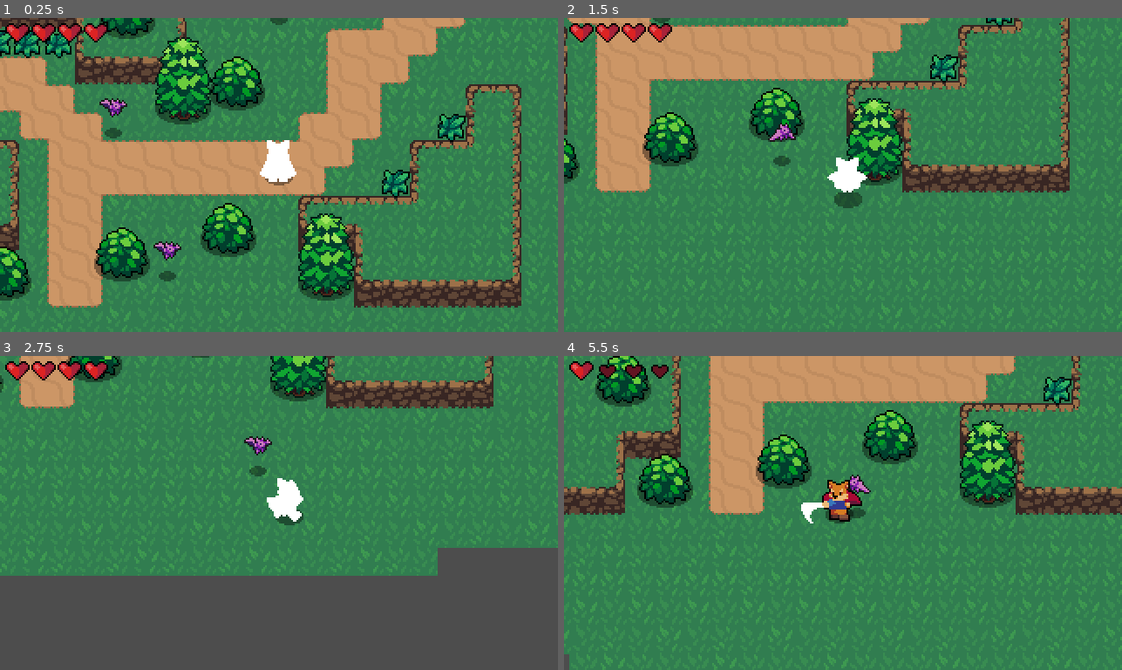
Above: before the commit, frames 1-4 (two rows, left to right).
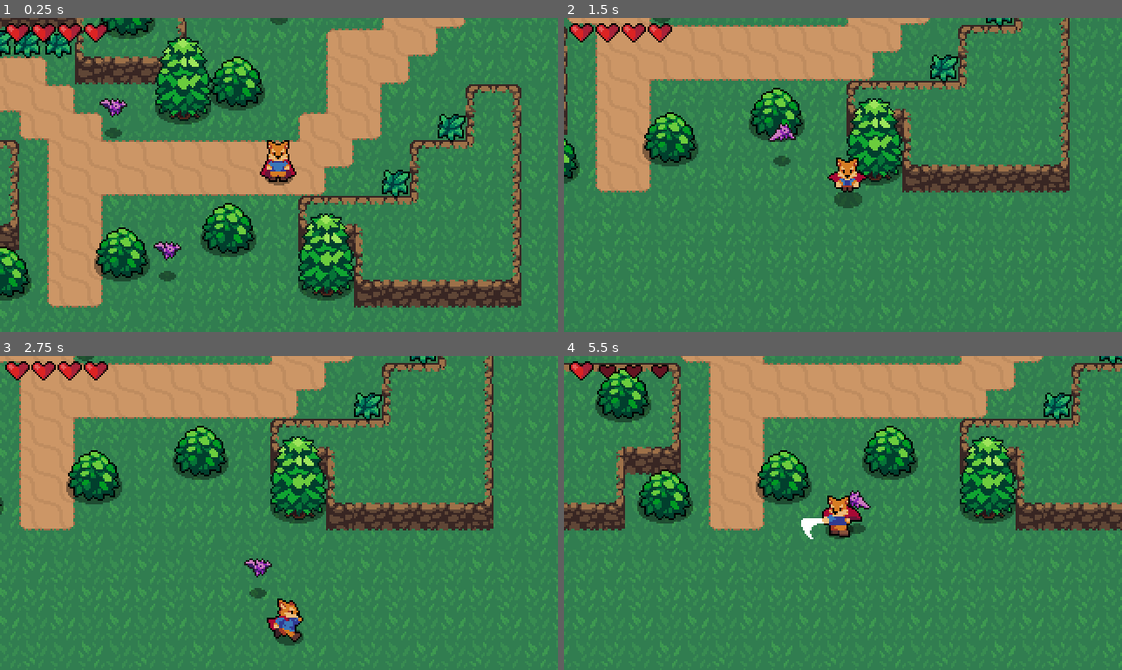
Above: after the commit, the same moments.

Repository: wrdecurtins/babbies-first-godot-game
Game: Godot game, scene res://world.tscn
The game is run twice, just before and just after one commit, with the same random seed, the same clock (stepped at 60 frames per second) and the same inputs.
Inputs:
- Up to frame 1 (0.25 s): no input
- Up to frame 2 (1.5 s): tap Enter (Roll) at 0.5, 1.35 s; hold Right (ui_right) 0.53-1.28 s; tap Space (Attack) at 0.6 s; hold Down (ui_down) from 1.28 s (still down)
- Up to frame 3 (2.75 s): release Down (ui_down) at 2.03 s; hold Right (ui_right) from 2.03 s (still down); tap Space (Attack) at 2.1 s
- Up to frame 4 (5.5 s): release Right (ui_right) at 2.78 s; hold Up (ui_up) 2.78-3.53 s; tap Enter (Roll) at 2.85, 4.35 s; hold Left (ui_left) 3.53-5.03 s; tap Space (Attack) at 3.6, 5.1 s; hold Down (ui_down) from 5.03 s (still down)

The runs differ from the first frame. In frame 1, 0.6% of the frame differs, in the area x 46-54%, y 38-53%; in frame 2, 0.5%; in frame 3, 60%, in the area x 0-100%, y 0-100%; in frame 4, 29%.

Commit message:
camera limits

Diff:
--- a/Enemies/bat.gd
+++ b/Enemies/bat.gd
@@ -9,6 +9,7 @@
 @export var FRICTION = 200
 @export var ACCELERATION = 300
 @export var MAX_SPEED = 50
+@export var INVINCIBILITY_DURATION = 0.3
 
 const EnemyDeathEffect = preload("res://Effects/enemy_death.tscn")
 
@@ -22,6 +23,7 @@
 @onready var hurtbox = $HurtBox
 @onready var softCollison = $SoftCollision
 @onready var wanderController = $WanderController
+@onready var animationPlayer = $AnimationPlayer
 
 func _ready():
 	randomize()
@@ -49,6 +51,7 @@
 	stats.health -= area.damage
 	knockback = area.knockback_vector * 150
 	hurtbox.create_hit_effect()
+	hurtbox.start_invincibility(INVINCIBILITY_DURATION)
 
 func _on_stats_no_health() -> void:
 	var enemyDeathEfect = EnemyDeathEffect.instantiate()
@@ -91,3 +94,10 @@
 func update_wander():
 	state = randomStateSet.pick_random()
 	wanderController.start_wander_timer(randi_range(1, 3))
+
+
+func _on_hurt_box_invincibility_started() -> void:
+	animationPlayer.play("Start")
+
+func _on_hurt_box_invincibility_ended() -> void:
+	animationPlayer.play("Stop")
--- a/Enemies/bat.tscn
+++ b/Enemies/bat.tscn
@@ -1,7 +1,8 @@
-[gd_scene load_steps=21 format=3 uid="uid://dgfo7eeo2djbt"]
+[gd_scene load_steps=27 format=3 uid="uid://dgfo7eeo2djbt"]
 
 [ext_resource type="Script" uid="uid://dyvgkxt1tcvg3" path="res://Enemies/bat.gd" id="1_g687e"]
 [ext_resource type="Texture2D" uid="uid://bi8otsc24eumu" path="res://Enemies/Bat.png" id="1_vut0d"]
+[ext_resource type="Shader" uid="uid://oephk0p741m6" path="res://Effects/white.gdshader" id="2_s2gqn"]
 [ext_resource type="Texture2D" uid="uid://cemklndfe4lrj" path="res://Shadows/SmallShadow.png" id="2_va2ne"]
 [ext_resource type="PackedScene" uid="uid://or48mvkwhmy2" path="res://Hit and Hurt Boxes/hurt_box.tscn" id="3_va2ne"]
 [ext_resource type="PackedScene" uid="uid://fslgm1e0hwnh" path="res://stats.tscn" id="5_i84q7"]
@@ -9,6 +10,11 @@
 [ext_resource type="PackedScene" uid="uid://bd2p5aayq7n5" path="res://Hit and Hurt Boxes/hit_box.tscn" id="7_0g1cs"]
 [ext_resource type="PackedScene" uid="uid://bv8tebqkg8u6j" path="res://Hit and Hurt Boxes/soft_collision.tscn" id="8_ppg8i"]
 [ext_resource type="PackedScene" uid="uid://hxjuxuxikouk" path="res://Enemies/wander_controller.tscn" id="9_srckj"]
+
+[sub_resource type="ShaderMaterial" id="ShaderMaterial_2o2nd"]
+resource_local_to_scene = true
+shader = ExtResource("2_s2gqn")
+shader_parameter/active = false
 
 [sub_resource type="AtlasTexture" id="AtlasTexture_g687e"]
 atlas = ExtResource("1_vut0d")
@@ -69,12 +75,68 @@
 [sub_resource type="CircleShape2D" id="CircleShape2D_srckj"]
 radius = 6.0
 
+[sub_resource type="Animation" id="Animation_jvndi"]
+resource_name = "Start"
+length = 0.2
+loop_mode = 1
+tracks/0/type = "value"
+tracks/0/imported = false
+tracks/0/enabled = true
+tracks/0/path = NodePath("Bat:material:shader_parameter/active")
+tracks/0/interp = 1
+tracks/0/loop_wrap = true
+tracks/0/keys = {
+"times": PackedFloat32Array(0, 0.1),
+"transitions": PackedFloat32Array(1, 1),
+"update": 1,
+"values": [true, false]
+}
+
+[sub_resource type="Animation" id="Animation_njepl"]
+resource_name = "Stop"
+length = 0.1
+tracks/0/type = "value"
+tracks/0/imported = false
+tracks/0/enabled = true
+tracks/0/path = NodePath("Bat:material:shader_parameter/active")
+tracks/0/interp = 1
+tracks/0/loop_wrap = true
+tracks/0/keys = {
+"times": PackedFloat32Array(0),
+"transitions": PackedFloat32Array(1),
+"update": 1,
+"values": [false]
+}
+
+[sub_resource type="Animation" id="Animation_ndrv0"]
+length = 0.001
+tracks/0/type = "value"
+tracks/0/imported = false
+tracks/0/enabled = true
+tracks/0/path = NodePath("Bat:material:shader_parameter/active")
+tracks/0/interp = 1
+tracks/0/loop_wrap = true
+tracks/0/keys = {
+"times": PackedFloat32Array(0),
+"transitions": PackedFloat32Array(1),
+"update": 1,
+"values": [false]
+}
+
+[sub_resource type="AnimationLibrary" id="AnimationLibrary_0rdvv"]
+_data = {
+&"RESET": SubResource("Animation_ndrv0"),
+&"Start": SubResource("Animation_jvndi"),
+&"Stop": SubResource("Animation_njepl")
+}
+
 [node name="Bat" type="CharacterBody2D"]
 collision_layer = 8
 collision_mask = 5
 script = ExtResource("1_g687e")
 
 [node name="Bat" type="AnimatedSprite2D" parent="."]
+material = SubResource("ShaderMaterial_2o2nd")
 sprite_frames = SubResource("SpriteFrames_srckj")
 autoplay = "default"
 frame_progress = 0.594695
@@ -118,7 +180,15 @@
 
 [node name="WanderController" parent="." instance=ExtResource("9_srckj")]
 
+[node name="AnimationPlayer" type="AnimationPlayer" parent="."]
+reset_on_save = false
+libraries = {
+&"": SubResource("AnimationLibrary_0rdvv")
+}
+
 [connection signal="area_entered" from="HurtBox" to="." method="_on_hurt_box_area_entered"]
+[connection signal="invincibility_ended" from="HurtBox" to="." method="_on_hurt_box_invincibility_ended"]
+[connection signal="invincibility_started" from="HurtBox" to="." method="_on_hurt_box_invincibility_started"]
 [connection signal="no_health" from="Stats" to="." method="_on_stats_no_health"]
 
 [editable path="HurtBox"]
--- a/Hit and Hurt Boxes/hurt_box.gd
+++ b/Hit and Hurt Boxes/hurt_box.gd
@@ -8,6 +8,7 @@
 signal invincibility_ended
 
 @onready var timer = $Timer
+@onready var collisionShape = $CollisionShape2D
 
 var invincible = false:
 	get:
@@ -34,7 +35,7 @@
 
 
 func _on_invincibility_ended() -> void:
-	set_deferred('monitoring', true)
+	collisionShape.set_deferred("disabled", false)
 
 func _on_invincibility_started() -> void:
-	set_deferred('monitoring', false)
+	collisionShape.set_deferred('disabled', true)
--- a/Player/player.tscn
+++ b/Player/player.tscn
@@ -3,7 +3,7 @@
 [ext_resource type="Script" uid="uid://drw1nhi7s80fv" path="res://Player/player.gd" id="1_4ntmi"]
 [ext_resource type="Texture2D" uid="uid://djhmlrh0tj6w4" path="res://Player/Player.png" id="2_btcbx"]
 [ext_resource type="Texture2D" uid="uid://b30dh3ygcnbmn" path="res://Shadows/MediumShadow.png" id="2_fhl08"]
-[ext_resource type="Shader" uid="uid://oephk0p741m6" path="res://Player/player.gdshader" id="3_00tjw"]
+[ext_resource type="Shader" uid="uid://oephk0p741m6" path="res://Effects/white.gdshader" id="3_00tjw"]
 [ext_resource type="PackedScene" uid="uid://bd2p5aayq7n5" path="res://Hit and Hurt Boxes/hit_box.tscn" id="3_btcbx"]
 [ext_resource type="Script" uid="uid://ciwdpwpkxmyji" path="res://Player/sword_hitbox.gd" id="4_gwnis"]
 [ext_resource type="AudioStream" uid="uid://pauvna2osdm" path="res://Music and Sounds/Swipe.wav" id="4_vtle1"]
@@ -12,7 +12,7 @@
 
 [sub_resource type="ShaderMaterial" id="ShaderMaterial_x3vf3"]
 shader = ExtResource("3_00tjw")
-shader_parameter/active = true
+shader_parameter/active = false
 
 [sub_resource type="CapsuleShape2D" id="CapsuleShape2D_tlwt5"]
 radius = 4.0
@@ -822,6 +822,21 @@
 radius = 5.0
 height = 20.0
 
+[sub_resource type="Animation" id="Animation_7emwf"]
+length = 0.001
+tracks/0/type = "value"
+tracks/0/imported = false
+tracks/0/enabled = true
+tracks/0/path = NodePath("Sprite2D:material:shader_parameter/active")
+tracks/0/interp = 1
+tracks/0/loop_wrap = true
+tracks/0/keys = {
+"times": PackedFloat32Array(0),
+"transitions": PackedFloat32Array(1),
+"update": 1,
+"values": [true]
+}
+
 [sub_resource type="Animation" id="Animation_o28un"]
 resource_name = "Start"
 length = 0.2
@@ -854,21 +869,6 @@
 "transitions": PackedFloat32Array(1),
 "update": 1,
 "values": [false]
-}
-
-[sub_resource type="Animation" id="Animation_7emwf"]
-length = 0.001
-tracks/0/type = "value"
-tracks/0/imported = false
-tracks/0/enabled = true
-tracks/0/path = NodePath("Sprite2D:material:shader_parameter/active")
-tracks/0/interp = 1
-tracks/0/loop_wrap = true
-tracks/0/keys = {
-"times": PackedFloat32Array(0),
-"transitions": PackedFloat32Array(1),
-"update": 1,
-"values": [true]
 }
 
 [sub_resource type="AnimationLibrary" id="AnimationLibrary_7emwf"]
@@ -941,6 +941,7 @@
 [node name="AudioStreamPlayer" type="AudioStreamPlayer" parent="."]
 
 [node name="BlinkAnimation" type="AnimationPlayer" parent="."]
+reset_on_save = false
 libraries = {
 &"": SubResource("AnimationLibrary_7emwf")
 }
--- /dev/null
+++ b/camera_2d.gd
@@ -0,0 +1,10 @@
+extends Camera2D
+
+@onready var topLeft = $Limits/TopLeft
+@onready var bottomRight = $Limits/BottomRight
+
+func _ready():
+	limit_top = topLeft.position.y
+	limit_left = topLeft.position.x
+	limit_right = bottomRight.position.x
+	limit_bottom = bottomRight.position.y
--- /dev/null
+++ b/camera_2d.tscn
@@ -0,0 +1,19 @@
+[gd_scene load_steps=2 format=3 uid="uid://clbna4crleac2"]
+
+[ext_resource type="Script" uid="uid://cvatqd4aapu0v" path="res://camera_2d.gd" id="1_u0e42"]
+
+[node name="Camera2D" type="Camera2D"]
+position = Vector2(160, 90)
+limit_left = -200
+limit_top = -200
+limit_right = 500
+limit_bottom = 500
+position_smoothing_enabled = true
+script = ExtResource("1_u0e42")
+
+[node name="Limits" type="Node" parent="."]
+
+[node name="TopLeft" type="Marker2D" parent="Limits"]
+
+[node name="BottomRight" type="Marker2D" parent="Limits"]
+position = Vector2(320, 180)
--- a/project.godot
+++ b/project.godot
@@ -48,8 +48,6 @@
 2d_physics/layer_2="Player"
 2d_physics/layer_3="PlayerHurtBox"
 2d_physics/layer_4="EnemyHurtBox"
-2d_physics/layer_5="Enemy"
-2d_physics/layer_6="SoftCollisions"
 
 [rendering]
 
--- a/world.tscn
+++ b/world.tscn
@@ -1,9 +1,10 @@
-[gd_scene load_steps=9 format=4 uid="uid://cln1fd2ax7m"]
+[gd_scene load_steps=10 format=4 uid="uid://cln1fd2ax7m"]
 
 [ext_resource type="TileSet" uid="uid://ck0k81iyta045" path="res://World/tiles16.tres" id="1_aqk2v"]
 [ext_resource type="TileSet" uid="uid://tat4kxu37bbn" path="res://World/tiles32.tres" id="2_aqk2v"]
 [ext_resource type="PackedScene" uid="uid://c44ifxw5owrkv" path="res://Player/player.tscn" id="2_fj7yv"]
 [ext_resource type="PackedScene" uid="uid://klv67dcqkyam" path="res://World/bush.tscn" id="2_tlwt5"]
+[ext_resource type="PackedScene" uid="uid://clbna4crleac2" path="res://camera_2d.tscn" id="3_ioo17"]
 [ext_resource type="PackedScene" uid="uid://7bi2tv1bgtdv" path="res://World/grass.tscn" id="5_036b0"]
 [ext_resource type="PackedScene" uid="uid://dgfo7eeo2djbt" path="res://Enemies/bat.tscn" id="6_dwbse"]
 [ext_resource type="PackedScene" uid="uid://peufkdj7xi5m" path="res://World/tree.tscn" id="7_gbfbk"]
@@ -27,9 +28,14 @@
 tile_map_data = PackedByteArray("AAAAAAAAAAABAAIAAAABAP//AAABAAAAAAACAP//AAABAAAAAAACAAAAAAABAAIAAAAAAP//AAABAAAAAAABAA …(432 unchanged characters)…
 tile_set = ExtResource("2_aqk2v")
 
-[node name="Camera2D" type="Camera2D" parent="."]
+[node name="Camera2D" parent="." instance=ExtResource("3_ioo17")]
 position = Vector2(213, 116)
-position_smoothing_enabled = true
+
+[node name="TopLeft" parent="Camera2D/Limits" index="0"]
+position = Vector2(-112, -63)
+
+[node name="BottomRight" parent="Camera2D/Limits" index="1"]
+position = Vector2(432, 272)
 
 [node name="YSort" type="Node2D" parent="."]
 y_sort_enabled = true
@@ -110,3 +116,5 @@
 offset_top = 3.0
 offset_right = 43.0
 offset_bottom = 43.0
+
+[editable path="Camera2D"]
Renamed: Player/player.gdshader -> Effects/white.gdshader
Renamed: Player/player.gdshader.uid -> Effects/white.gdshader.uid
Not shown, added: camera_2d.gd.uid
